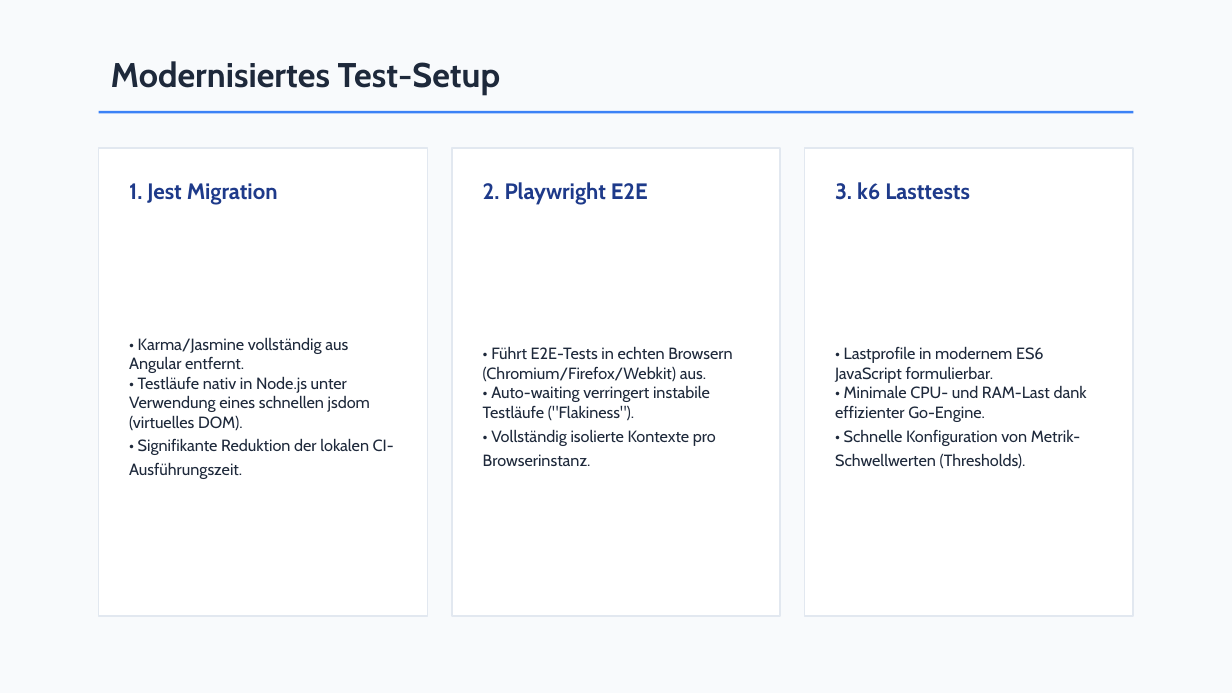
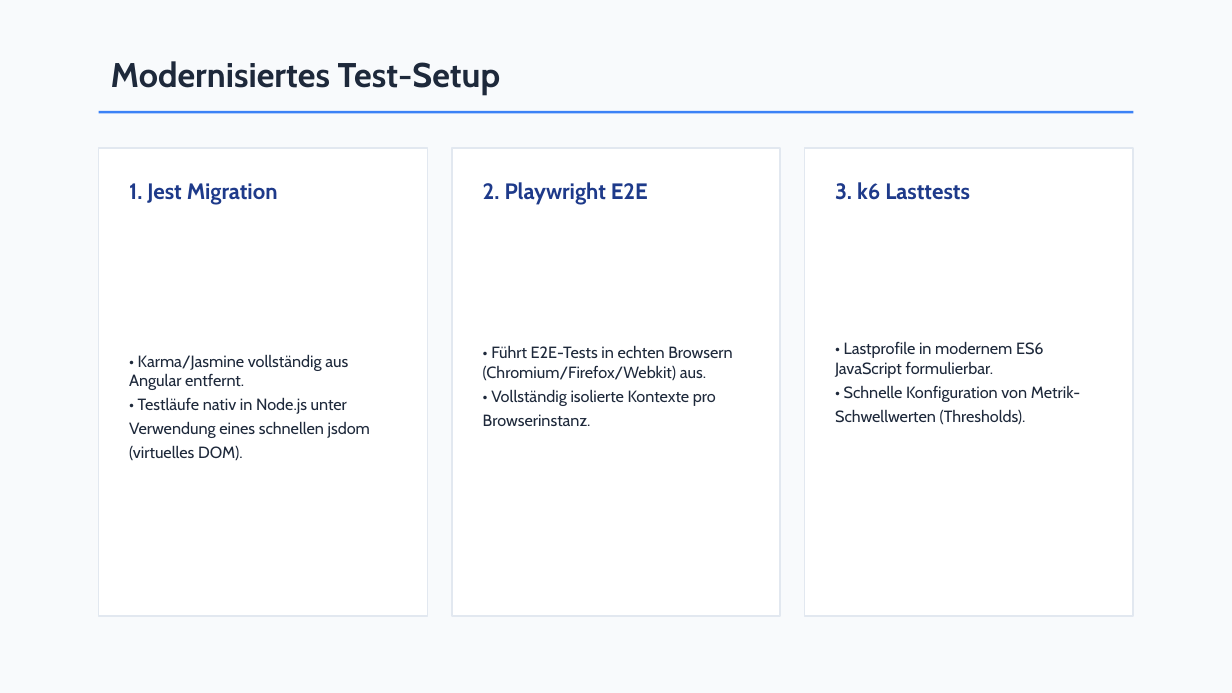
Before and after one commit to AldinMemic187/school-management-system, a slide deck: slide 4 of PRESENTATION.pptx. Drawn at 1232x693 pixels with LibreOffice and Linux fonts; fonts in the diff are those of the drawing. Boxes give left, top, right and bottom in pixels: in the first picture for what was removed or moved away, otherwise in the second. Text is boxed around its words. In the diff, an @@ line names an element or a change of style, - is before the commit and + after.

```diff
--- a/PRESENTATION.pptx
+++ b/PRESENTATION.pptx
@@ text at <box>129,354,370,460</box>: text changed @@
-• Karma/Jasmine vollständig aus Angular entfernt.
-• Testläufe nativ in Node.js unter Verwendung eines schnellen jsdom (virtuelles DOM).
-• Signifikante Reduktion der lokalen CI-Ausführungszeit.
+• Karma/Jasmine vollständig aus Angular entfernt.
+• Testläufe nativ in Node.js unter Verwendung eines schnellen jsdom (virtuelles DOM).
@@ text at <box>483,345,732,426</box>: text changed @@
-• Führt E2E-Tests in echten Browsern (Chromium/Firefox/Webkit) aus.
-• Auto-waiting verringert instabile Testläufe ("Flakiness").
-• Vollständig isolierte Kontexte pro Browserinstanz.
+• Führt E2E-Tests in echten Browsern (Chromium/Firefox/Webkit) aus.
+• Vollständig isolierte Kontexte pro Browserinstanz.
@@ text at <box>835,341,1080,425</box>: text changed @@
-• Lastprofile in modernem ES6 JavaScript formulierbar.
-• Minimale CPU- und RAM-Last dank effizienter Go-Engine.
-• Schnelle Konfiguration von Metrik-Schwellwerten (Thresholds).
+• Lastprofile in modernem ES6 JavaScript formulierbar.
+• Schnelle Konfiguration von Metrik-Schwellwerten (Thresholds).
```
Also in this commit, not shown: 4 other slides changed.
